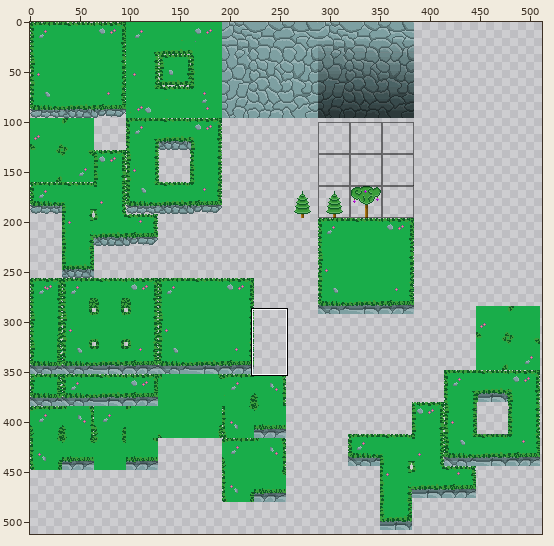
File history of a sprite sheet, godot game's/Tile.png. Above: a wide view before the commit, with the close-up outlined.
Close-up. Before the commit:
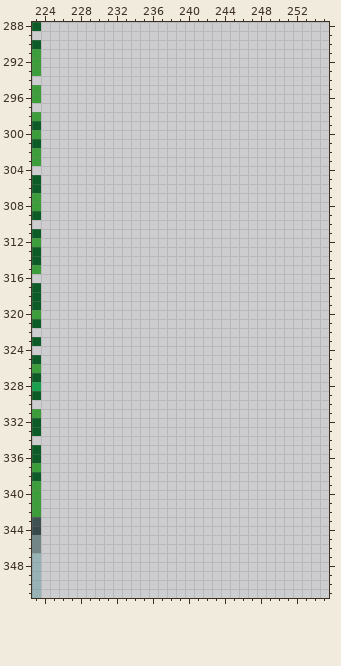
The file is 512x512 pixels. Colours within 5 levels of each other are drawn and written as one. Shown: x 223..255, y 288..351.
After:
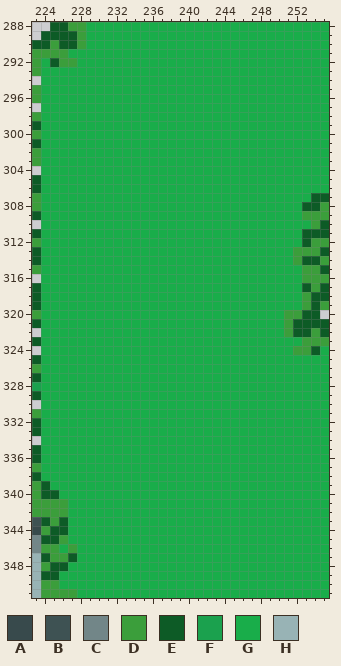
Palette (. is transparent): A #384a4c  B #3e5253  C #728688  D #3b9e3b  E #0d5b26  F #1ba14e  G #19ad4a  H #98b3b5
Changes in this commit:
Changed rows in their new state; - is an unchanged pixel.
first column x 223:
288 .-EEDDGGGGGGGGGGGGGGGGGGGGGGGGGGG
289 -EEEEDGGGGGGGGGGGGGGGGGGGGGGGGGGG
290 -EDEEDGGGGGGGGGGGGGGGGGGGGGGGGGGG
291 -DDDGGGGGGGGGGGGGGGGGGGGGGGGGGGGG
292 -GEDDGGGGGGGGGGGGGGGGGGGGGGGGGGGG
293 -GGGGGGGGGGGGGGGGGGGGGGGGGGGGGGGG
294 -GGGGGGGGGGGGGGGGGGGGGGGGGGGGGGGG
295 -GGGGGGGGGGGGGGGGGGGGGGGGGGGGGGGG
296 -GGGGGGGGGGGGGGGGGGGGGGGGGGGGGGGG
297 -GGGGGGGGGGGGGGGGGGGGGGGGGGGGGGGG
298 -GGGGGGGGGGGGGGGGGGGGGGGGGGGGGGGG
299 -GGGGGGGGGGGGGGGGGGGGGGGGGGGGGGGG
300 -GGGGGGGGGGGGGGGGGGGGGGGGGGGGGGGG
301 -GGGGGGGGGGGGGGGGGGGGGGGGGGGGGGGG
302 -GGGGGGGGGGGGGGGGGGGGGGGGGGGGGGGG
303 -GGGGGGGGGGGGGGGGGGGGGGGGGGGGGGGG
304 -GGGGGGGGGGGGGGGGGGGGGGGGGGGGGGGG
305 -GGGGGGGGGGGGGGGGGGGGGGGGGGGGGGGG
306 -GGGGGGGGGGGGGGGGGGGGGGGGGGGGGGGG
307 -GGGGGGGGGGGGGGGGGGGGGGGGGGGGGGEE
308 -GGGGGGGGGGGGGGGGGGGGGGGGGGGGGEED
309 -GGGGGGGGGGGGGGGGGGGGGGGGGGGGGDDD
310 -GGGGGGGGGGGGGGGGGGGGGGGGGGGGGGDE
311 -GGGGGGGGGGGGGGGGGGGGGGGGGGGGGEEE
312 -GGGGGGGGGGGGGGGGGGGGGGGGGGGGGEDD
313 -GGGGGGGGGGGGGGGGGGGGGGGGGGGGDDDE
314 -GGGGGGGGGGGGGGGGGGGGGGGGGGGGDEED
315 -GGGGGGGGGGGGGGGGGGGGGGGGGGGGGDDE
316 -GGGGGGGGGGGGGGGGGGGGGGGGGGGGGDDD
317 -GGGGGGGGGGGGGGGGGGGGGGGGGGGGGEDE
318 -GGGGGGGGGGGGGGGGGGGGGGGGGGGGGDEE
319 -GGGGGGGGGGGGGGGGGGGGGGGGGGGGGDED
320 -GGGGGGGGGGGGGGGGGGGGGGGGGGGDDEE-
321 -GGGGGGGGGGGGGGGGGGGGGGGGGGGDEEEE
322 -GGGGGGGGGGGGGGGGGGGGGGGGGGGDEEDE
323 -GGGGGGGGGGGGGGGGGGGGGGGGGGGGGDDD
324 -GGGGGGGGGGGGGGGGGGGGGGGGGGGGDDEG
325 -GGGGGGGGGGGGGGGGGGGGGGGGGGGGGGGG
326 -GGGGGGGGGGGGGGGGGGGGGGGGGGGGGGGG
327 -GGGGGGGGGGGGGGGGGGGGGGGGGGGGGGGG
328 -GGGGGGGGGGGGGGGGGGGGGGGGGGGGGGGG
329 -GGGGGGGGGGGGGGGGGGGGGGGGGGGGGGGG
330 -GGGGGGGGGGGGGGGGGGGGGGGGGGGGGGGG
331 -GGGGGGGGGGGGGGGGGGGGGGGGGGGGGGGG
332 -GGGGGGGGGGGGGGGGGGGGGGGGGGGGGGGG
333 -GGGGGGGGGGGGGGGGGGGGGGGGGGGGGGGG
334 -GGGGGGGGGGGGGGGGGGGGGGGGGGGGGGGG
335 -GGGGGGGGGGGGGGGGGGGGGGGGGGGGGGGG
336 -GGGGGGGGGGGGGGGGGGGGGGGGGGGGGGGG
337 -GGGGGGGGGGGGGGGGGGGGGGGGGGGGGGGG
338 -GGGGGGGGGGGGGGGGGGGGGGGGGGGGGGGG
339 -EGGGGGGGGGGGGGGGGGGGGGGGGGGGGGGG
340 -EEGGGGGGGGGGGGGGGGGGGGGGGGGGGGGG
341 -DDDGGGGGGGGGGGGGGGGGGGGGGGGGGGGG
342 -DDDGGGGGGGGGGGGGGGGGGGGGGGGGGGGG
343 -EDEGGGGGGGGGGGGGGGGGGGGGGGGGGGGG
344 -DEEGGGGGGGGGGGGGGGGGGGGGGGGGGGGG
345 -EEDGGGGGGGGGGGGGGGGGGGGGGGGGGGGG
346 -DDGDGGGGGGGGGGGGGGGGGGGGGGGGGGGG
347 -EDDEGGGGGGGGGGGGGGGGGGGGGGGGGGGG
348 -DEEGGGGGGGGGGGGGGGGGGGGGGGGGGGGG
349 -EEGGGGGGGGGGGGGGGGGGGGGGGGGGGGGG
350 -DDGGGGGGGGGGGGGGGGGGGGGGGGGGGGGG
351 -DDDDGGGGGGGGGGGGGGGGGGGGGGGGGGGG
